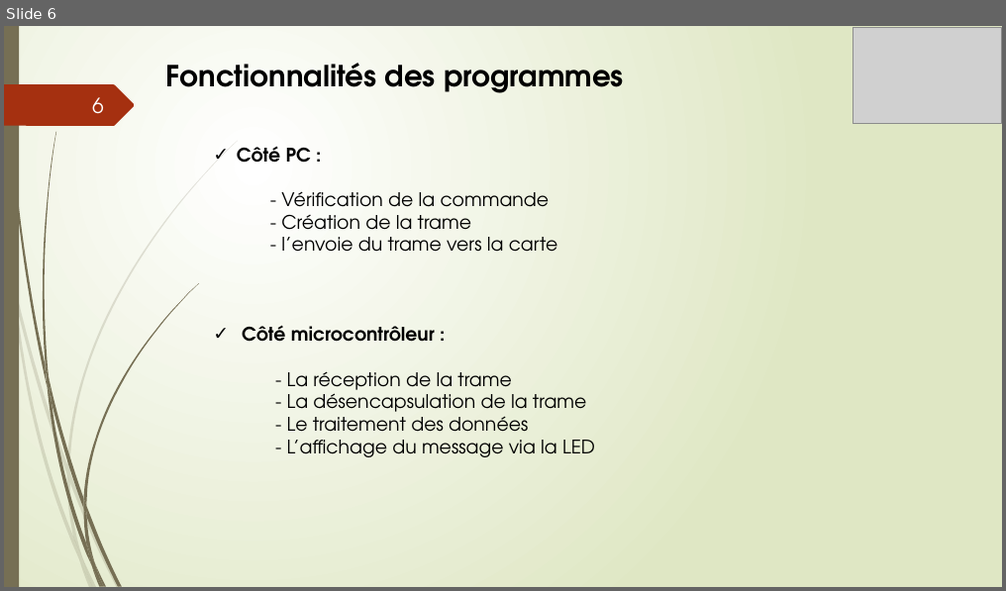
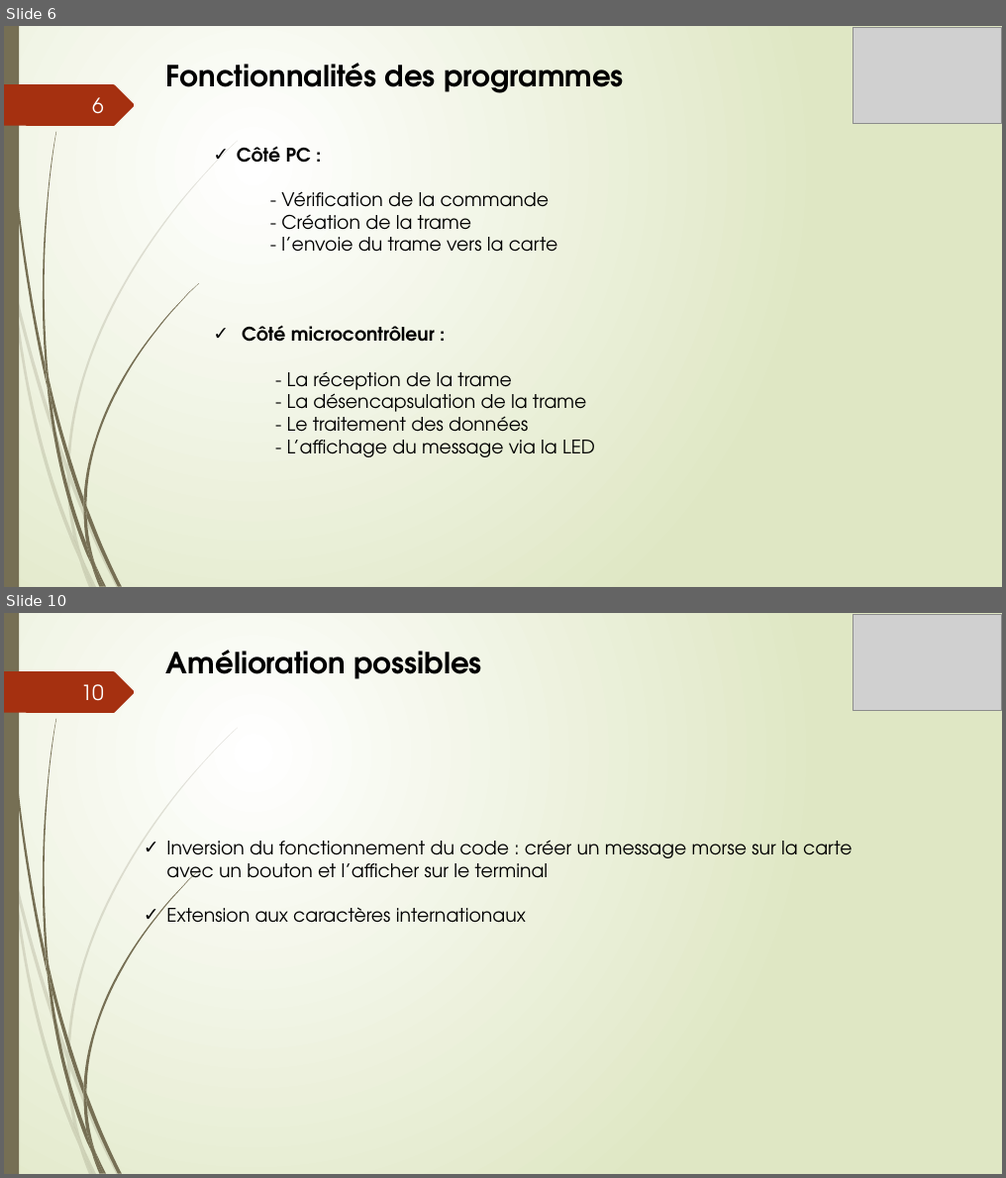
Before and after one commit to FufuAkuseru/TP-morse, a slide deck: Projet Morse.pptx. Shown one above the other, each under a label of ours: slide 6 before the commit, slides 6 and 10 after it; the slides between them are not shown. The pictures are 1006x591 and 1006x1178 pixels, drawn with LibreOffice and Linux fonts; fonts in the diff are those of the drawing; grey boxes stand for pictures. Boxes give left, top, right and bottom in pixels: in the first picture for what was removed or moved away, otherwise in the second. Text is boxed around its words. In the diff, an @@ line names an element or a change of style, - is before the commit and + after.

```diff
--- a/Projet Morse.pptx
+++ b/Projet Morse.pptx
@@ slide 10 added at bbox=[4, 613, 1002, 1174], background gradient #FFFFFF to #DFE8C4; not listed: 24 template elements that a slide beside it also shows @@
@@ picture added at bbox=[853, 614, 1001, 710] @@
@@ text added at bbox=[166, 650, 482, 679], 28 pt, text #000000, bold @@
+Amélioration possibles
@@ page number added at bbox=[81, 684, 104, 701], 20 pt, text #FEFFFF @@
+10
@@ text added at bbox=[166, 840, 852, 923], 18 pt, text #000000 @@
+✓ Inversion du fonctionnement du code : créer un message morse sur la carte avec un bouton et l’afficher sur le terminal
+✓ Extension aux caractères internationaux
```
Also in this commit, not shown: 3 slides changed, 3 other slides added, 4 slides removed.
